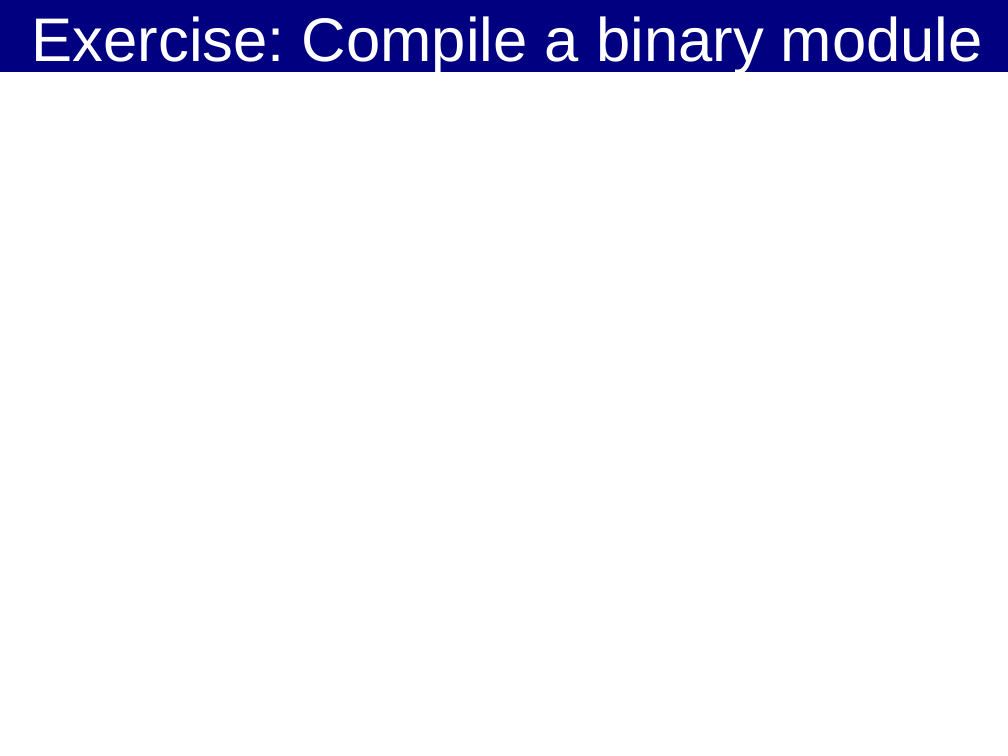
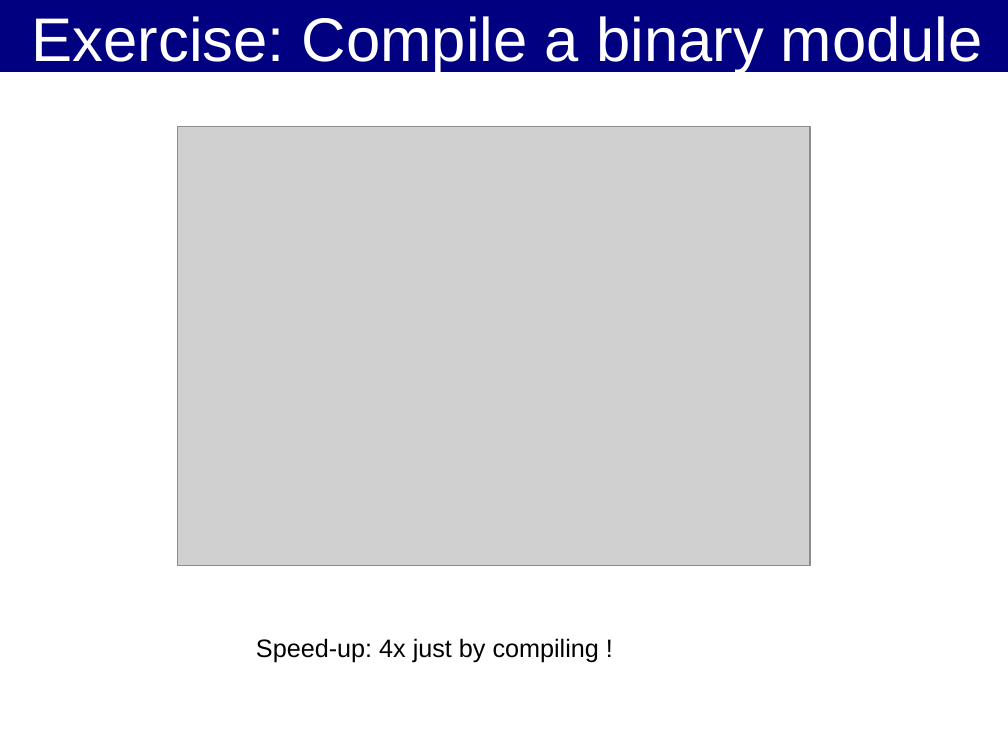
Before and after one commit to kif/HPP, a slide deck: slide 9 of Cython_OpenCL.odp. Drawn at 1008x756 pixels with LibreOffice and Linux fonts; fonts in the diff are those of the drawing; grey boxes stand for pictures; background and template pictures are left out. Boxes give left, top, right and bottom in pixels: in the first picture for what was removed or moved away, otherwise in the second. Text is boxed around its words. In the diff, an @@ line names an element or a change of style, - is before the commit and + after.

```diff
--- a/Cython_OpenCL.odp
+++ b/Cython_OpenCL.odp
@@ picture added at (177,127,809,565) @@
@@ text added at (256,638,599,662), 18 pt, text #000000 @@
+Speed-up: 4x just by compiling !
```
Also in this commit, not shown: 3 other slides changed, 39 slides added, 2 other files.
